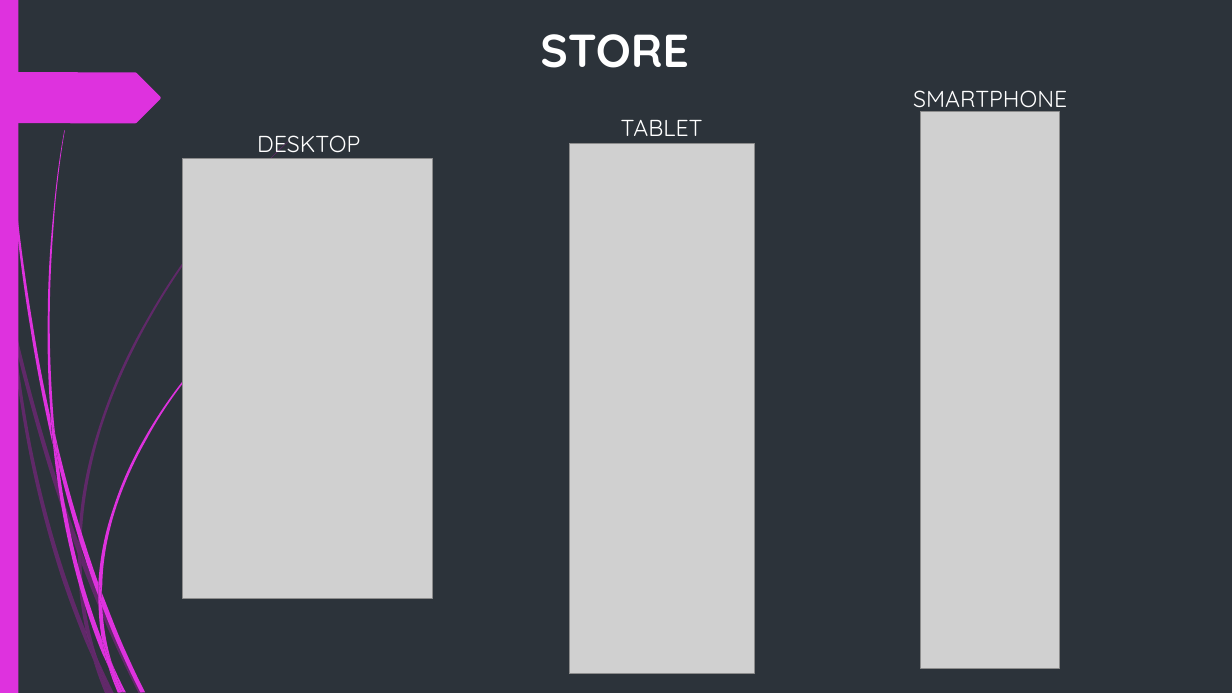
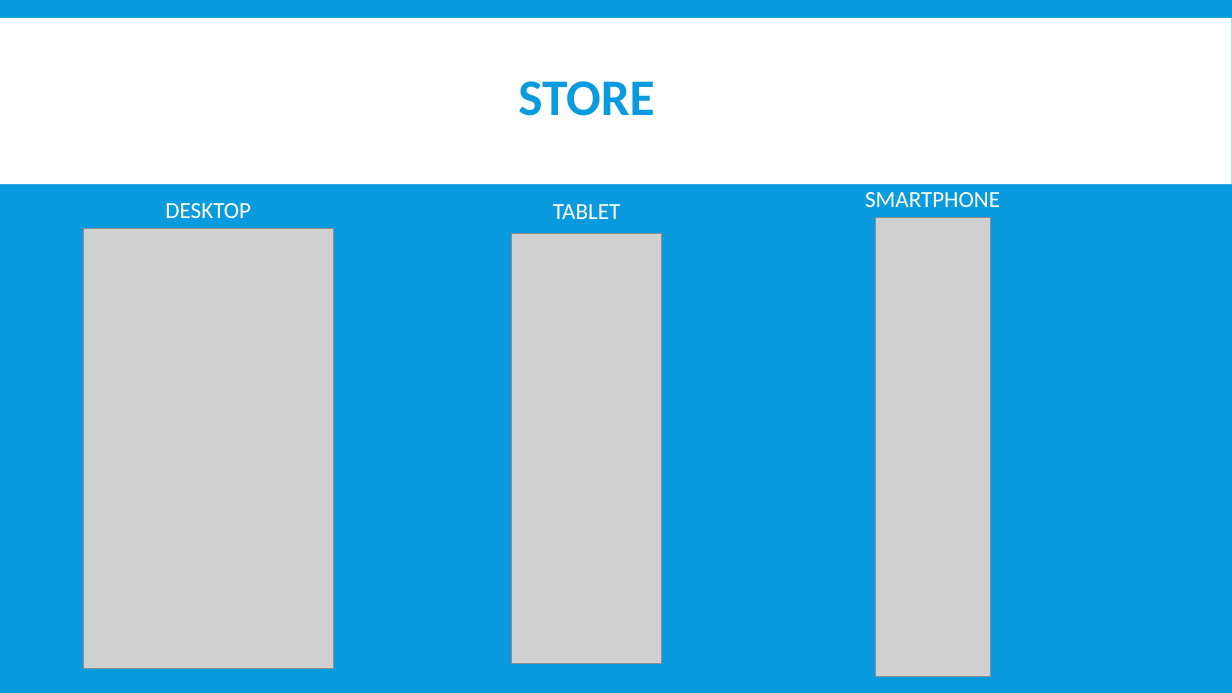
Before and after one commit to abcereno/miniproject1, a slide deck: slide 15 of MINI PROJECT 1 final.pptx. Drawn at 1232x693 pixels with LibreOffice and Linux fonts; fonts in the diff are those of the drawing; grey boxes stand for pictures; background and template pictures are left out. Boxes give left, top, right and bottom in pixels: in the first picture for what was removed or moved away, otherwise in the second. Text is boxed around its words. In the diff, an @@ line names an element or a change of style, - is before the commit and + after.

```diff
--- a/MINI PROJECT 1 final.pptx
+++ b/MINI PROJECT 1 final.pptx
@@ background #2C333A to #099BDD @@
@@ rectangle removed at [0, 0, 18, 693] @@
@@ rectangle added at [0, 18, 1232, 184], fill #FFFFFF @@
@@ title "STORE": place and size @@
-title "STORE" at [540, 34, 689, 68]
+title "STORE" at [518, 81, 654, 116]
@@ title "STORE" at [518, 81, 654, 116]: size 36 to 40 pt, font Quicksand to Calibri, text colour #FFFFFF to #099BDD; line spacing 1 to 0.85; vertical alignment top to middle @@
@@ freeform shape removed at [0, 72, 161, 123] @@
@@ text "DESKTOP": place and size @@
-text "DESKTOP" at [257, 135, 360, 158]
+text "DESKTOP" at [165, 203, 251, 218]
@@ text "TABLET": place and size @@
-text "TABLET" at [621, 120, 703, 136]
+text "TABLET" at [553, 204, 621, 219]
@@ font Quicksand to Calibri in 3 elements at [165, 203, 251, 218], [553, 204, 621, 219], [865, 192, 1000, 207] @@
@@ text "SMARTPHONE": place and size @@
-text "SMARTPHONE" at [913, 90, 1067, 113]
+text "SMARTPHONE" at [865, 192, 1000, 207]
@@ picture: place and size @@
-picture at [183, 158, 433, 598]
+picture at [83, 228, 334, 668]
@@ picture: place and size @@
-picture at [569, 143, 754, 674]
+picture at [512, 233, 662, 664]
@@ picture: place and size @@
-picture at [921, 112, 1060, 668]
+picture at [875, 217, 991, 677]
@@ group removed at [0, 141, 288, 693]: 10 freeform shapes @@
@@ group removed at [3, 0, 240, 693]: 12 freeform shapes @@
```
Also in this commit, not shown: 19 other slides changed, 2 slides added, 1 slide removed.
